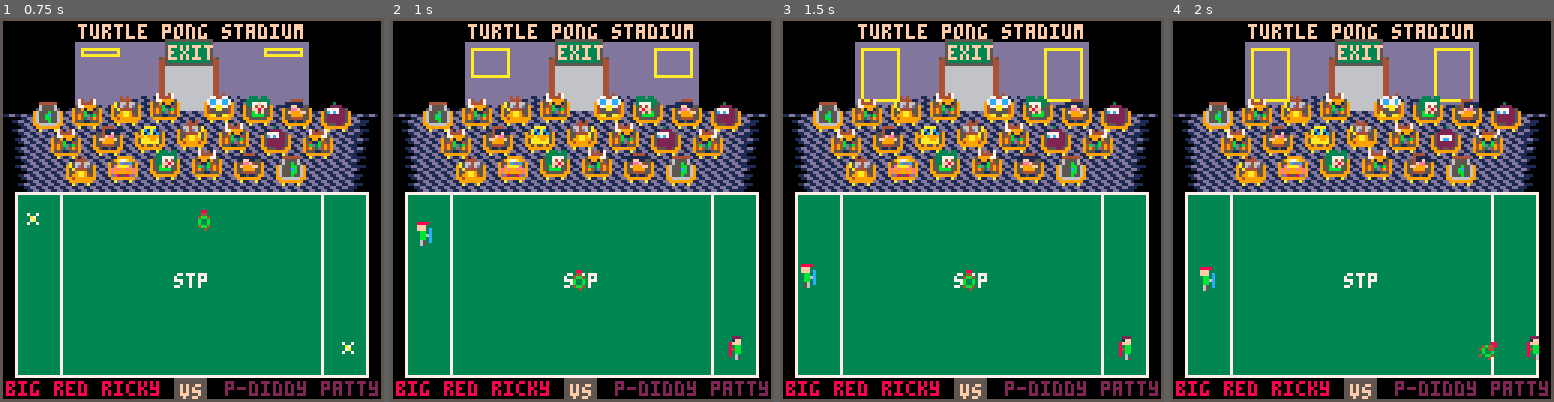
Above: before the commit, frames 1-4 (left to right).
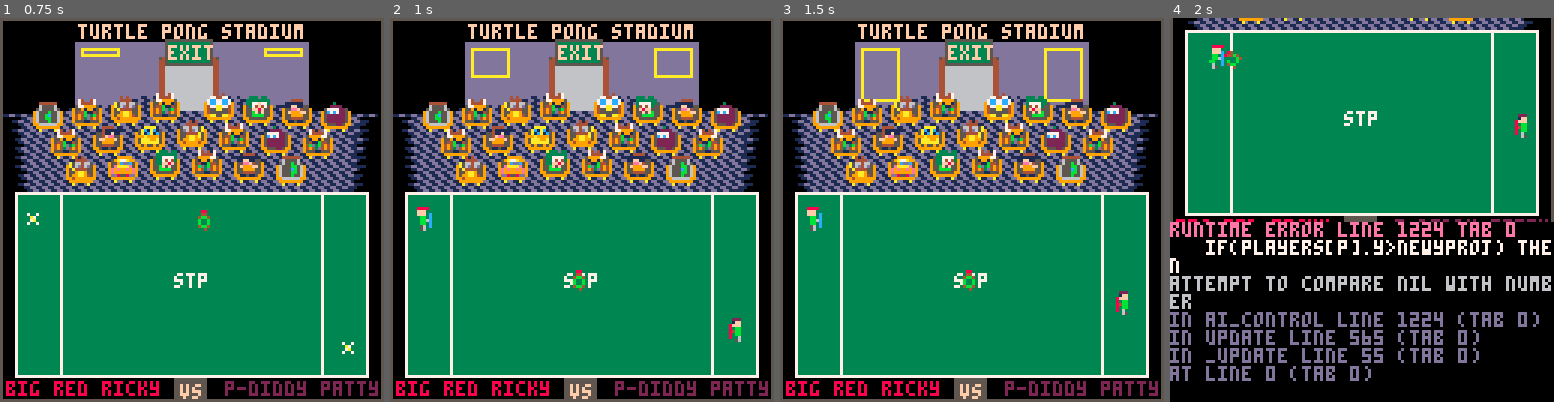
Above: after the commit, the same moments.

Repository: topromulan/STP4
Game: PICO-8 cartridge stp4.p8
Two runs of this game, one before a commit and one after it. Both use one fixed random seed, a clock stepped at 60 frames per second and the inputs below.
Inputs:
- Up to frame 1 (0.75 s): tap X (X key) at 0.33 s; tap O (Z key) at 0.7 s
- Up to frame 2 (1 s): no input
- Up to frame 3 (1.5 s): tap X (X key) at 1.07 s
- Up to frame 4 (2 s): hold Right from 1.6 s (still down); tap O (Z key) at 1.7 s; tap X (X key) at 1.85 s

Frame 1 is identical in both runs. In frame 2, 0.6% of the frame differs, in the area x 7-92%, y 49-90%; in frame 3, 0.6%; in frame 4, 85%, in the area x 0-100%, y 0-100%.
Error after the commit: runtime error line 1224 tab 0; if(players[p].y>newyproj) then; attempt to compare nil with number

Commit message:
far field ai improvements

Diff:
--- a/stp4.p8
+++ b/stp4.p8
@@ -314,9 +314,9 @@
  players[1].ai=true
  players[2].ai=true
  players[1].js={}
- players[1].js.num=1
+ players[1].js.num=0
  players[2].js={}
- players[2].js.num=0
+ players[2].js.num=2
 
  players[1].sprites={9,25,41,57,56,55,54}
  players[2].sprites={10,26,42,58,59,60,61}
@@ -440,6 +440,8 @@
  oddball.approaching_player=1
 
  help_flag=false
+
+ ai_far_field=23
 end
 
 function set_player_pose(num,pose)
@@ -469,8 +471,8 @@
    oddball.dx=-1*(-3+2*num)*(1+rnd(0.5)+players[num].serve_power/10)
    oddball.dy=0.1-rnd(0.2)
    --oddball.dx*=0.55 --for serve testing
-   oddball.dx+=rnd(0.1)*players[num].dx
-   oddball.dy+=1.5*players[num].dy
+   oddball.dx+=(0.1+rnd(0.1))*players[num].dx
+   oddball.dy+=1.75*players[num].dy
    sfx(1+num) sfx(4)
   end
  else
@@ -564,6 +566,7 @@
 
    else
     ai_control(p)
+--    newbtn_init() to hold still
    end
   end
 
@@ -712,6 +715,7 @@
   stadium.display.digit_heights[scoring_player]=2
   schedule_sfx(1,7)--lets clapping begin first
   oddball.upforgrabs=true
+  oddball.x=64 oddball.y=85 --approximately in the middle so ai returns to midfield
   if(players[1].score<9 and players[2].score<9) then
    oddball.service_time=cycles+20+rnd(5)
    poke(0x3681,60+flr(rnd(30)))
@@ -1190,7 +1194,7 @@
 
  local midfield=0.5*(stadium.field.top+stadium.field.bottom)-11+rnd(9)
  local distance=abs(players[p].x-oddball.x)
- if(p==2) distance+=4 else distance-=4
+ if(p==2) distance+=3 else distance-=4
  local slope={oddball.dy*(0.95+rnd(0.04)),oddball.dx*(0.9+rnd(0.09))}
  slope.a=slope[1]/slope[2]
  local top=stadium.field.top local bottom=stadium.field.bottom
@@ -1203,29 +1207,33 @@
   --amble toward midfield
   if(players[p].y<midfield and rnd()>0.5) players[p].js["d"]=1
   if(players[p].y>midfield and rnd()>0.5) players[p].js["u"]=1
-
  else
-  if(distance>17) then
+  if(distance>ai_far_field) then
    --sizing it up faraway
    local yprojection=oddball.y+slope[1]*(distance/abs(slope[2]))
-   if(yprojection>bottom+height/2 or yprojection<top-height/2) then
-    --can't tell yet, head midfield
-    if(players[p].y<midfield and rnd()>0.2) players[p].js["d"]=1
-    if(players[p].y>midfield and rnd()>0.2) players[p].js["u"]=1
+   if(yprojection<top-5 or yprojection>bottom+5) then
+    local to_wall,bounces,overage
+    if(oddball.dy<0) then
+     to_wall=oddball.y-stadium.field.top
+    else
+     to_wall=stadium.field.bottom-oddball.y
+    end
+    overage=abs(yprojection-oddball.y)-to_wall
+    bounces=1+flr(overage/height)
+    newyproj=overage%height
+    if(bounces%2==0 and oddball.dy<0 or bounces%2==1 and oddball.dy>0) newyproj=height-newyproj
+    newyproj+=stadium.field.top
+   end
+   if(players[p].y>newyproj) then
+    players[p].js["u"]=1
    else
-    if(yprojection>top-10 or yprojection<bottom+10) then
-     --it looks like it's coming to us
-     if(players[p].y<yprojection and rnd()>0.2) players[p].js["d"]=1
-     if(players[p].y>yprojection and rnd()>0.2) players[p].js["u"]=1
-    else
-     local blunder=0.5*(oddball.y+midfield)
-     if(players[p].y<blunder and rnd()>0.4) players[p].js["d"]=1
-     if(players[p].y>blunder and rnd()>0.4) players[p].js["u"]=1
-    end
+    players[p].js["d"]=1
    end
   else
    -- near field
    local yprojection=oddball.y+(distance/oddball.dx)*oddball.dy
+   if(yprojection<top) yprojection=top+(yprojection-top-height)
+   if(yprojection>bottom) yprojection=bottom-(yprojection-top-height)
    if(oddball.y<0.5*(players[p].y+yprojection)) then
     players[p].js["u"]=1
    elseif(oddball.y>0.5*(players[p].y+yprojection)) then
